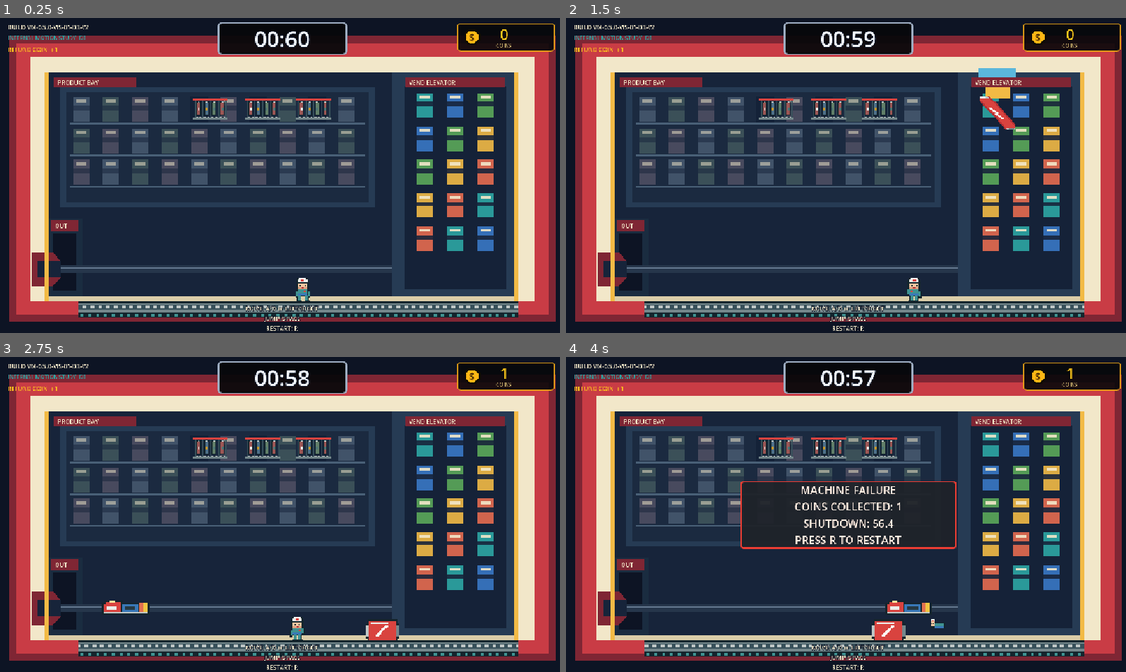
Above: before the commit, frames 1-4 (two rows, left to right).
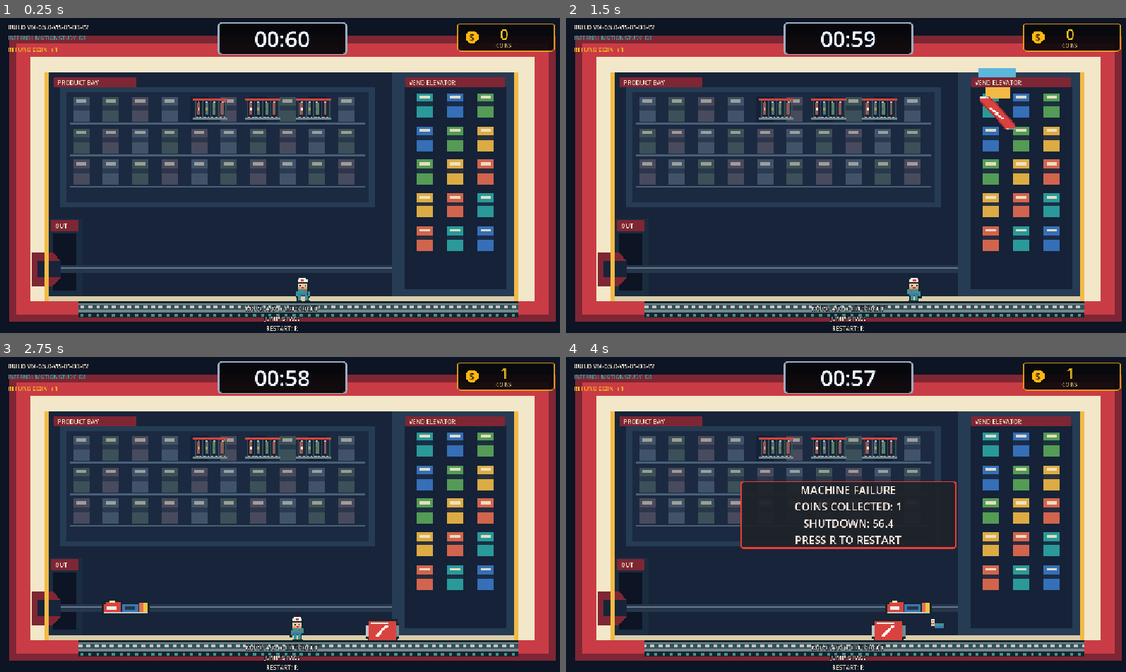
Above: after the commit, the same moments.

Repository: joltrome/Game-Project
Game: Godot game, scene res://scenes/experiments/motion_d3.tscn
Same seed, same stepped clock (60 frames per second), same inputs: the game is played once before the commit and once after it. This scene is started directly instead of the project's main scene.
Inputs (mouse positions are in pixels of both pictures, inside the frame that each line leads up to):
- Up to frame 1 (0.25 s): no input
- Up to frame 2 (1.5 s): tap Enter (begin_playtest) at 0.5 s; move the mouse to (974, 159) at 0.52 s; hold D (move_right) 0.53-1.28 s; hold Enter (begin_playtest) 0.53-1.28 s; click (974, 159) at 0.67 s; tap Space (jump) at 0.77 s; move the mouse to (734, 191) at 1.27 s; hold A (move_left) from 1.28 s (still down); tap 1 at 1.35 s
- Up to frame 3 (2.75 s): tap Space (jump) at 1.52 s; move the mouse to (341, 442) at 2.02 s; release A (move_left) at 2.03 s; hold D (move_right) from 2.03 s (still down); tap 5 at 2.1 s
- Up to frame 4 (4 s): move the mouse to (818, 577) at 2.77 s; tap Enter (begin_playtest) at 2.85 s; click (818, 577) at 2.92 s; tap Space (jump) at 3.02, 3.77 s; move the mouse to (1019, 561) at 3.52 s; release D (move_right) at 3.53 s; hold A (move_left) from 3.53 s (still down); tap 1 at 3.6 s

The runs differ from the first frame. In frame 1, 0.3% of the frame differs, in the area x 14-93%, y 91-93%; in frame 2, 0.3%; in frame 3, 0.3%; in frame 4, 0.3%.

Commit message:
VM-0.6.0 — correct conveyor visual direction

Diff:
--- a/scripts/experiments/motion_v2_visual_integration.gd
+++ b/scripts/experiments/motion_v2_visual_integration.gd
@@ -638,7 +638,7 @@
 		tile.name = "Tile%02d" % index
 		tile.centered = false
 		tile.position = Vector2(conveyor.belt_left_x + index * 64.0, conveyor.floor_y)
-		tile.play(&"belt_loop")
+		tile.play_backwards(&"belt_loop")
 		belt_layer.add_child(tile)
 		_belt_sprites.append(tile)
 
--- a/tests/test_vm050_vis01_integration.gd
+++ b/tests/test_vm050_vis01_integration.gd
@@ -196,8 +196,9 @@
 	_check(
 		belt_layer.get_child_count() == 14
 		and (belt_layer.get_child(0) as AnimatedSprite2D).scale == Vector2(2.0, 2.0)
+		and (belt_layer.get_child(0) as AnimatedSprite2D).get_playing_speed() < 0.0
 		and d3.conveyor.belt_support_velocity() == belt_velocity_before,
-		"Four-frame 2x belt tiles replace presentation without changing support physics"
+		"Four-frame 2x belt tiles play leftward without changing support physics"
 	)
 	var cue_started := d3.conveyor._start_sweeper_entry_cue(
 		d3.conveyor.sweeper_speed,
Not shown, changed: docs/cost-usage.md
Not shown, changed: docs/roadmap.html
